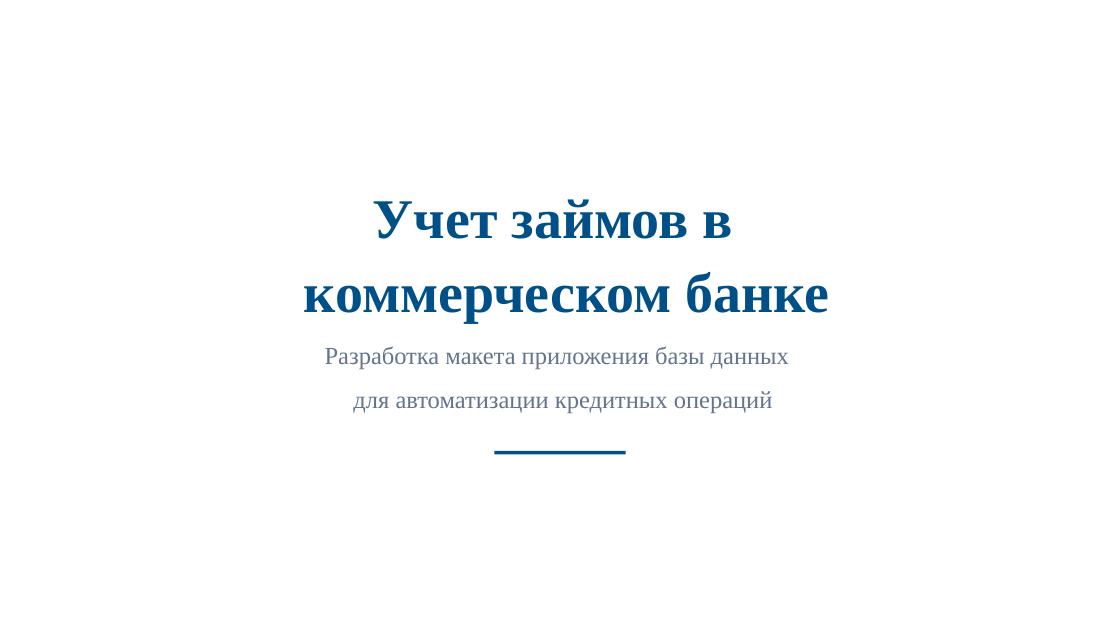
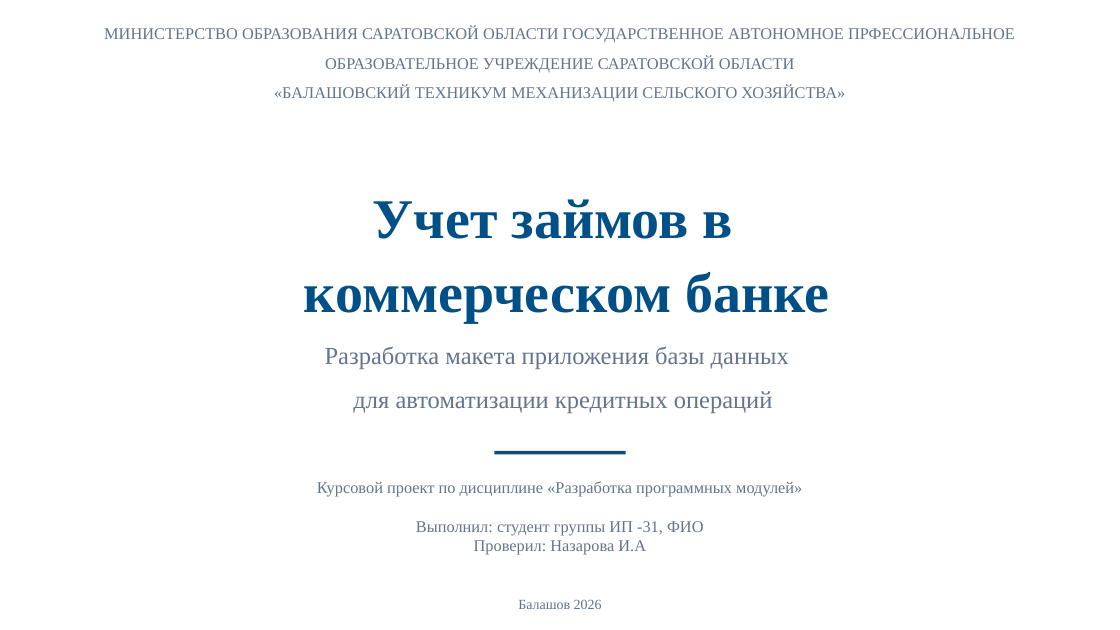
Before and after one commit to ktoto246/2, a slide deck: slide 1 of Учет займов в коммерческом банке.pptx. Drawn at 1120x630 pixels with LibreOffice and Linux fonts; fonts in the diff are those of the drawing; background and template pictures are left out. Boxes give left, top, right and bottom in pixels: in the first picture for what was removed or moved away, otherwise in the second. Text is boxed around its words. In the diff, an @@ line names an element or a change of style, - is before the commit and + after.

```diff
--- a/Учет займов в коммерческом банке.pptx
+++ b/Учет займов в коммерческом банке.pptx
@@ text added at [104,26,1015,102], 14 pt, text #64748B @@
+МИНИСТЕРСТВО ОБРАЗОВАНИЯ САРАТОВСКОЙ ОБЛАСТИ ГОСУДАРСТВЕННОЕ АВТОНОМНОЕ ПРФЕССИОНАЛЬНОЕ
+ОБРАЗОВАТЕЛЬНОЕ УЧРЕЖДЕНИЕ САРАТОВСКОЙ ОБЛАСТИ
+«БАЛАШОВСКИЙ ТЕХНИКУМ МЕХАНИЗАЦИИ СЕЛЬСКОГО ХОЗЯЙСТВА»
@@ text added at [317,481,802,555], 14 pt, text #64748B @@
+Курсовой проект по дисциплине «Разработка программных модулей»
+Выполнил: студент группы ИП -31, ФИО
+Проверил: Назарова И.А
@@ text added at [518,600,602,609], 12 pt, text #64748B @@
+Балашов 2026
```
